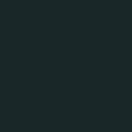
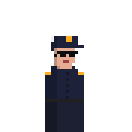
Two versions of the same layered image (132×132). Layer-by-layer changes:
showed "Policeman", painted on it over [45, 36, 84, 132]
hid "Calque 0" over [0, 0, 132, 132]
